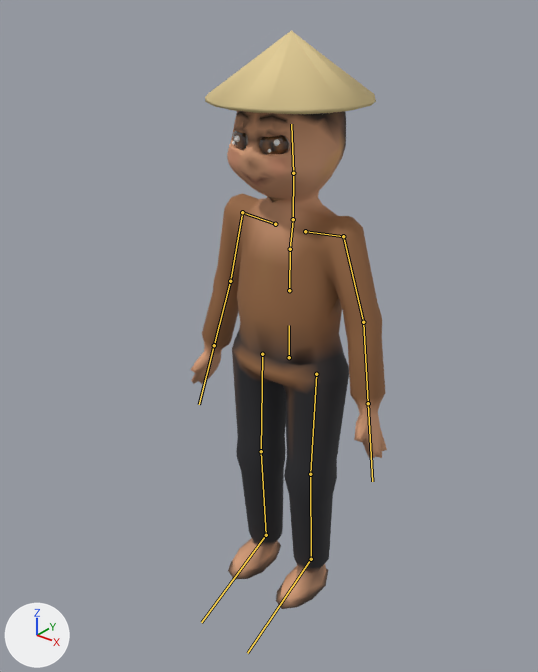
The glTF model assets/models/nguoi/bancho.glb: old version first, new version second.
Camera for both pictures: a 50 mm camera at (1.073, -1.428, 1.667) aimed at (-0.014, -0.069, 0.824). Arrows for +X, +Y and +Z are at lower left; the lights stay in place. The picture after the commit comes second. The bones that bend it are drawn over the model as lines.

Objects in the first picture: 'Nguoi_bancho'.
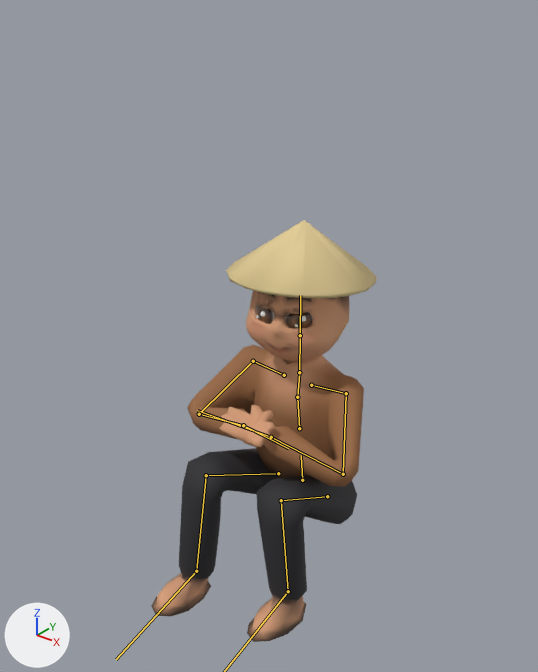
The newer file adds an action. The first version stands in its rest pose; the second is drawn at frame 6 of the action 'va'.

What differs and where, as boxes (x1, y1, x2, y2) in the pictures (538 x 672 px):
'Nguoi_bancho', posed (15% wider, 27% shorter): before (190, 31, 387, 609); after (151, 220, 377, 642)
bone 'hips', root to tip: before (289, 357) to (289, 325); after (302, 480) to (301, 455)
bone 'chest', root to tip: before (290, 249) to (293, 220); after (297, 397) to (299, 373)
bone 'upperarm.L', root to tip: before (343, 236) to (363, 322); after (346, 393) to (343, 474)
bone 'forearm.L', root to tip: before (363, 322) to (368, 403); after (343, 474) to (271, 437)
bone 'hand.L', root to tip: before (368, 403) to (372, 481); after (271, 437) to (197, 410)
bone 'upperarm.R', root to tip: before (242, 212) to (230, 281); after (253, 361) to (199, 414)
bone 'forearm.R', root to tip: before (230, 281) to (214, 345); after (199, 414) to (243, 425)
bone 'hand.R', root to tip: before (214, 345) to (199, 404); after (243, 425) to (288, 448)
bone 'neck', root to tip: before (293, 219) to (293, 173); after (299, 372) to (300, 335)
bone 'head', root to tip: before (293, 173) to (291, 124); after (300, 335) to (300, 295)
bone 'thigh.L', root to tip: before (316, 374) to (310, 474); after (327, 496) to (281, 500)
bone 'shin.L', root to tip: before (310, 474) to (311, 559); after (281, 500) to (288, 591)
bone 'thigh.R', root to tip: before (262, 354) to (261, 451); after (278, 473) to (206, 475)
bone 'shin.R', root to tip: before (261, 451) to (266, 535); after (206, 475) to (196, 571)
bone 'foot.R', root to tip: before (266, 535) to (201, 622); after (196, 571) to (116, 659)

The edits, one by one:
Bone 'hips' (bone_hips) moves from (0.0, 0.0, 0.0) to (0.0, -0.449, -0.076).
Bone 'hips' (bone_hips) turns from (0, 0, 0) to (6, 0, 0) degrees about its own x, y and z.
Bone 'chest' (bone_chest) turns from (0, 0, 0) to (-5, 2, 0) degrees about its own x, y and z.
Bone 'upperarm.L' (bone_upperarm_l) turns from (0, 0, 0) to (-47, 9, -26) degrees about its own x, y and z.
Bone 'forearm.L' (bone_forearm_l) turns from (0, 0, 0) to (-103, 30, 0) degrees about its own x, y and z.
Bone 'hand.L' (bone_hand_l) turns from (0, 0, 0) to (8, 0, 0) degrees about its own x, y and z.
Bone 'upperarm.R' (bone_upperarm_r) turns from (0, 0, 0) to (-47, -9, 26) degrees about its own x, y and z.
Bone 'forearm.R' (bone_forearm_r) turns from (0, 0, 0) to (-103, -30, 0) degrees about its own x, y and z.
Bone 'hand.R' (bone_hand_r) turns from (0, 0, 0) to (8, 0, 0) degrees about its own x, y and z.
Bone 'neck' (bone_neck) turns from (0, 0, 0) to (0, 4, 0) degrees about its own x, y and z.
Bone 'head' (bone_head) turns from (0, 0, 0) to (-7, 8, -1) degrees about its own x, y and z.
Bone 'thigh.L' (bone_thigh_l) turns from (0, 0, 0) to (-125, -11, -7) degrees about its own x, y and z.
Bone 'shin.L' (bone_shin_l) turns from (0, 0, 0) to (119, -9, 6) degrees about its own x, y and z.
Bone 'foot.L' (bone_foot_l) turns from (0, 0, 0) to (9, 0, -2) degrees about its own x, y and z.
Bone 'thigh.R' (bone_thigh_r) turns from (0, 0, 0) to (-119, 11, 7) degrees about its own x, y and z.
Bone 'shin.R' (bone_shin_r) turns from (0, 0, 0) to (101, 8, -6) degrees about its own x, y and z.
Bone 'foot.R' (bone_foot_r) turns from (0, 0, 0) to (-3, 0, 3) degrees about its own x, y and z.
